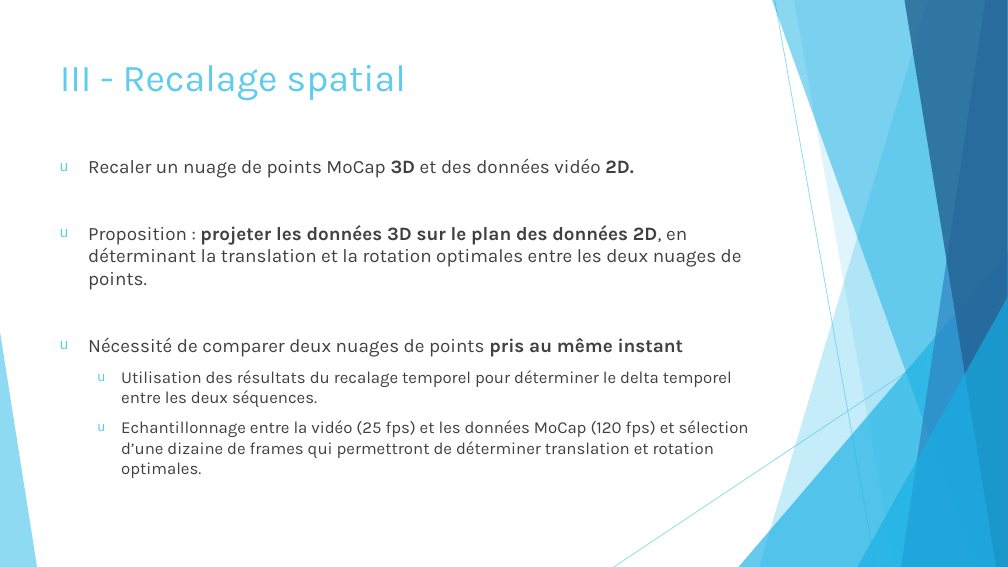
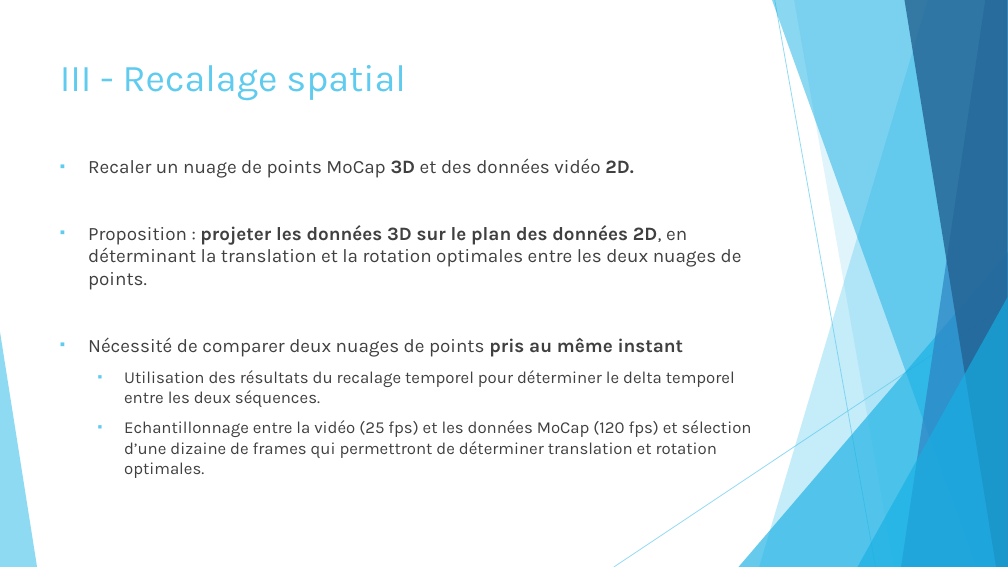
Before and after one commit to marc921/GesteIA, a slide deck: slide 8 of Présentation.pptx. Drawn at 1008x567 pixels with LibreOffice and Linux fonts; fonts in the diff are those of the drawing. Boxes give left, top, right and bottom in pixels: in the first picture for what was removed or moved away, otherwise in the second. Text is boxed around its words. In the diff, an @@ line names an element or a change of style, - is before the commit and + after.

```diff
--- a/Présentation.pptx
+++ b/Présentation.pptx
@@ text "Recaler un nuage de points ..." at [88,158,752,478]: bullet u to ▪ @@
```
Also in this commit, not shown: 7 other slides changed, 3 slides added.
